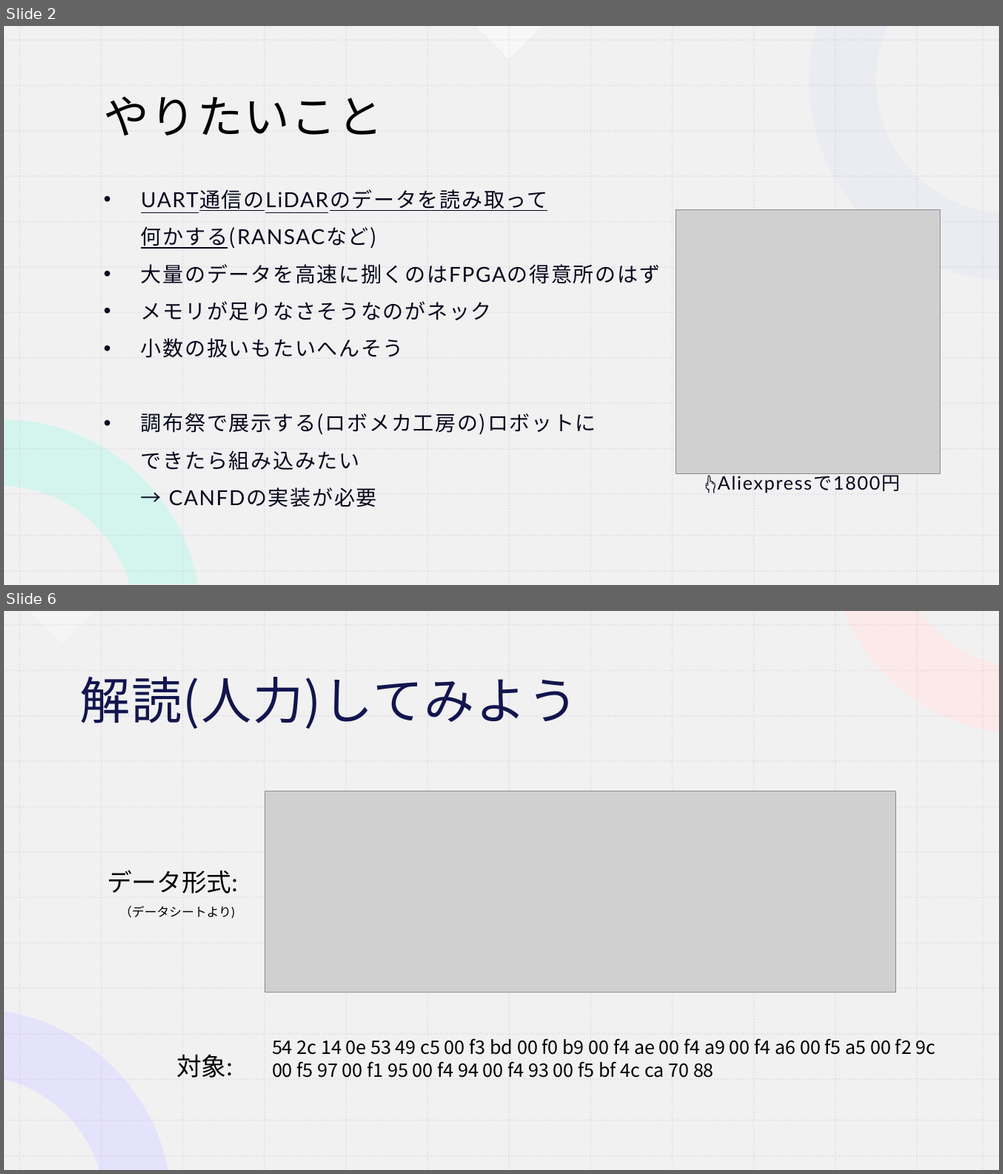
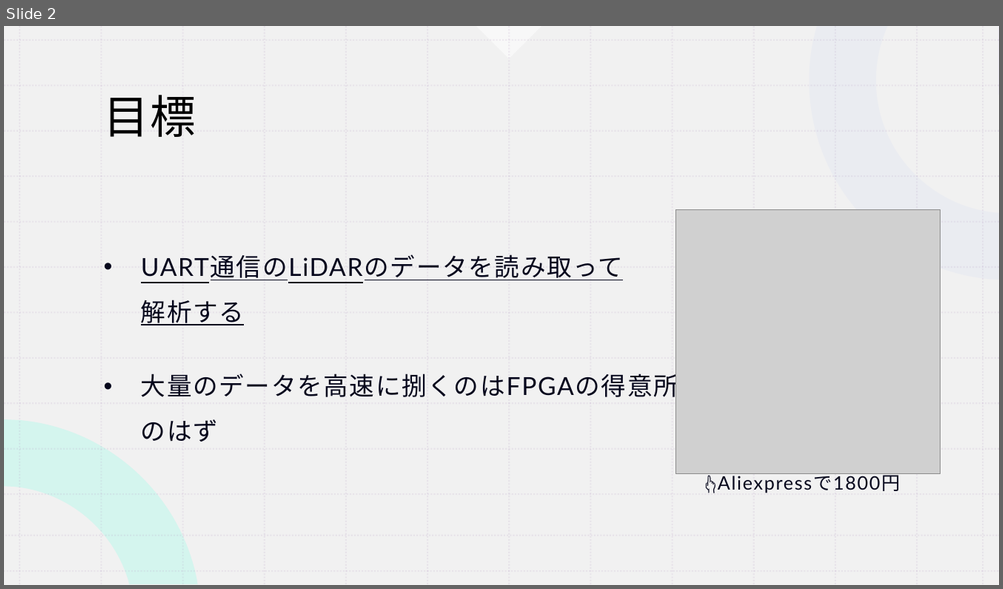
Before and after one commit to koki0517/KOBO_FPGA, a slide deck: 前期最終発表.pptx. Shown one above the other, each under a label of ours: slides 2 and 6 before the commit, slide 2 after it; the slides between them are not shown. The pictures are 1003x1174 and 1003x589 pixels, drawn with LibreOffice and Linux fonts; fonts in the diff are those of the drawing; grey boxes stand for pictures. Boxes give left, top, right and bottom in pixels: in the first picture for what was removed or moved away, otherwise in the second. Text is boxed around its words. In the diff, an @@ line names an element or a change of style, - is before the commit and + after.

```diff
--- a/前期最終発表.pptx
+++ b/前期最終発表.pptx
@@ slide 6 removed at box(4, 611, 999, 1170), background #FFFFFF; not listed: 28 template elements that a slide beside it also shows @@
@@ rectangle removed at box(4, 611, 999, 1170) @@
@@ rectangle removed at box(4, 611, 999, 1170) @@
@@ right triangle removed at box(28, 611, 94, 644) @@
@@ freeform shape removed at box(655, 611, 999, 746) @@
@@ freeform shape removed at box(843, 611, 999, 732) @@
@@ title removed at box(79, 676, 578, 729) @@
-解読(人力)してみよう
@@ picture removed at box(264, 792, 895, 992) @@
@@ text removed at box(107, 870, 237, 919) @@
-データ形式:
-（データシートより)
@@ freeform shape removed at box(4, 1020, 232, 1170) @@
@@ freeform shape removed at box(4, 1011, 168, 1170) @@
@@ text removed at box(176, 1054, 233, 1078) @@
-対象:
@@ text removed at box(272, 1039, 936, 1078) @@
-54 2c 14 0e 53 49 c5 00 f3 bd 00 f0 b9 00 f4 ae 00 f4 a9 00 f4 a6 00 f5 a5 00 f2 9c 00 f5 97 00 f1 95 00 f4 94 00 f4 93 00 f5 bf 4c ca 70 88
@@ group removed at box(4, 611, 999, 1170): 26 lines @@
@@ group removed at box(4, 611, 999, 1170): 26 lines @@
@@ group removed at box(4, 611, 999, 1170): 26 lines @@
@@ group removed at box(4, 611, 999, 1170): 26 lines @@
@@ slide 2 changed as well @@
@@ title at box(104, 95, 196, 137): text changed @@
-やりたいこと
+目標
@@ text at box(141, 255, 678, 442): text changed; size 20 to 24 pt @@
-• UART通信のLiDARのデータを読み取って
-  何かする(RANSACなど)
-• 大量のデータを高速に捌くのはFPGAの得意所のはず
-• メモリが足りなさそうなのがネック
-• 小数の扱いもたいへんそう
-• 調布祭で展示する(ロボメカ工房の)ロボットに
-  できたら組み込みたい
-  → CANFDの実装が必要
+• UART通信のLiDARのデータを読み取って
+  解析する
+• 大量のデータを高速に捌くのはFPGAの得意所
+  のはず
```
Also in this commit, not shown: 6 other slides changed, 3 slides added, 1 other slide removed, 11 other files.
